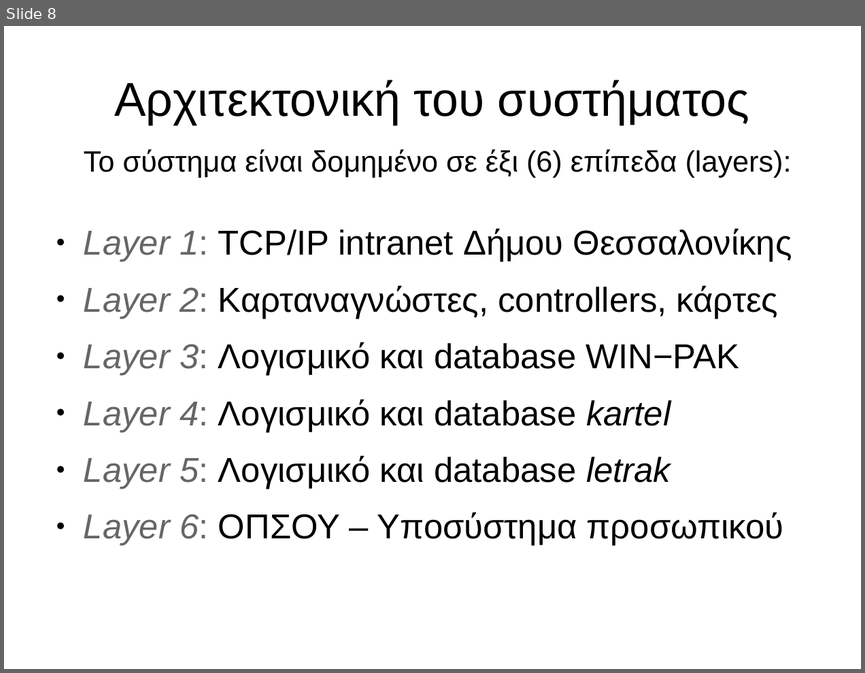
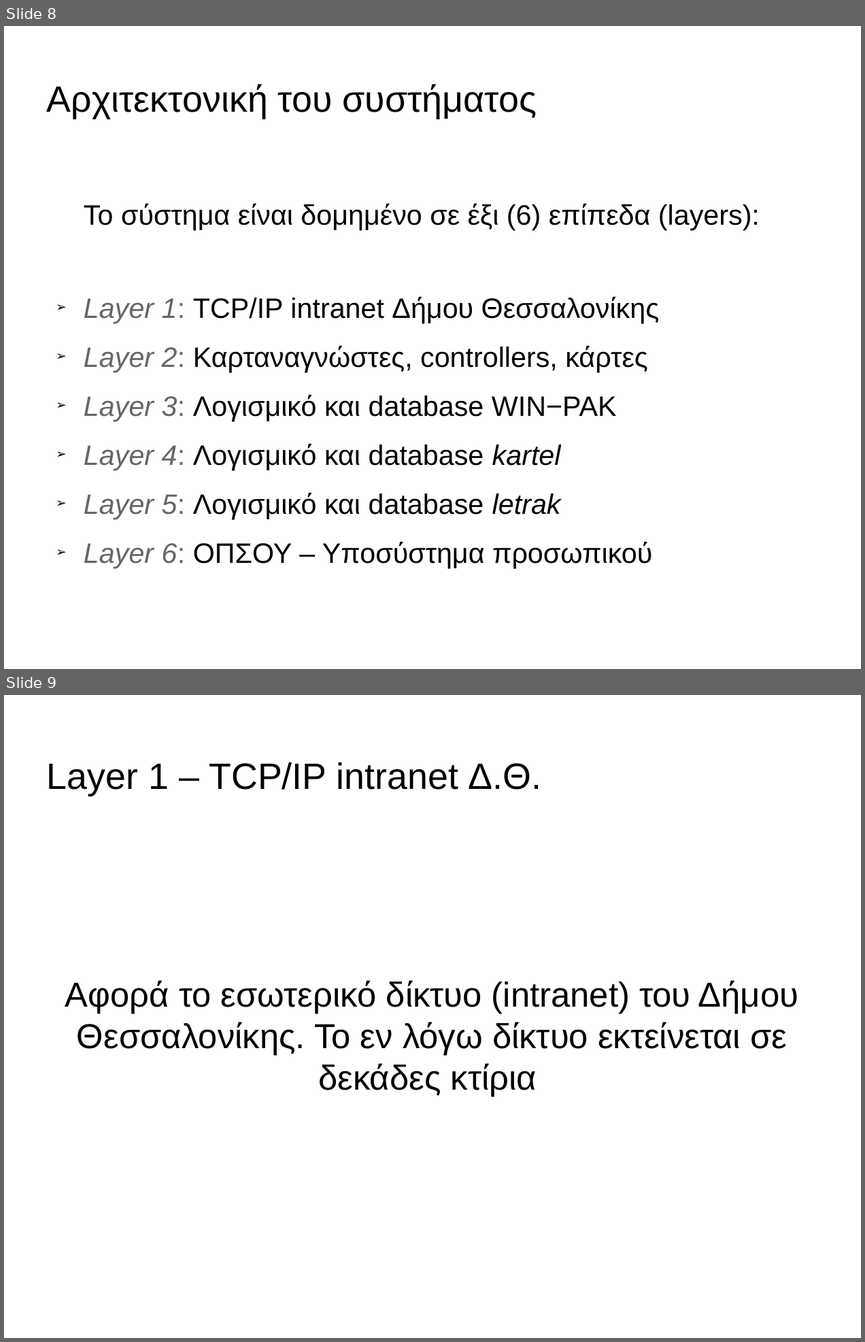
Before and after one commit to panos1962/letrak, a slide deck: misc/isagogi.odp. Shown one above the other, each under a label of ours: slide 8 before the commit, slides 8 and 9 after it. The pictures are 865x673 and 865x1342 pixels, drawn with LibreOffice and Linux fonts; fonts in the diff are those of the drawing; background and template pictures are left out. Boxes give left, top, right and bottom in pixels: in the first picture for what was removed or moved away, otherwise in the second. Text is boxed around its words. In the diff, an @@ line names an element or a change of style, - is before the commit and + after.

```diff
--- a/misc/isagogi.odp
+++ b/misc/isagogi.odp
@@ slide 9 added at [4,695,861,1338], background picture (left out) @@
@@ title added at [47,762,542,796], 33.9 pt, text #000000 @@
+Layer 1 ‒ TCP/IP intranet Δ.Θ.
@@ text added at [65,980,798,1096], 32 pt, text #000000 @@
+Αφορά το εσωτερικό δίκτυο (intranet) του Δήμου Θεσσαλονίκης. Το εν λόγω δίκτυο εκτείνεται σε δεκάδες κτίρια
@@ slide 8 changed as well @@
@@ title "Αρχιτεκτονική του συστήματος" at [47,84,537,118]: size 44 to 33.9 pt; alignment centre to left @@
@@ text "Το σύστημα είναι δομημένο σε ...": place and size @@
-text "Το σύστημα είναι δομημένο σε ..." at [84,149,791,178]
+text "Το σύστημα είναι δομημένο σε ..." at [84,203,759,230]
@@ text "Το σύστημα είναι δομημένο σε ..." at [84,203,759,230]: size 27.2 to 26 pt; more space between paragraphs @@
@@ text "Layer 1: TCP/IP intranet Δήμου ...": place and size @@
-text "Layer 1: TCP/IP intranet Δήμου ..." at [84,228,792,546]
+text "Layer 1: TCP/IP intranet Δήμου ..." at [84,297,659,569]
@@ text "Layer 1: TCP/IP intranet Δήμου ..." at [84,297,659,569]: size 32 to 26 pt; bullet ● to ➢ @@
```
Also in this commit, not shown: 7 other slides changed.
